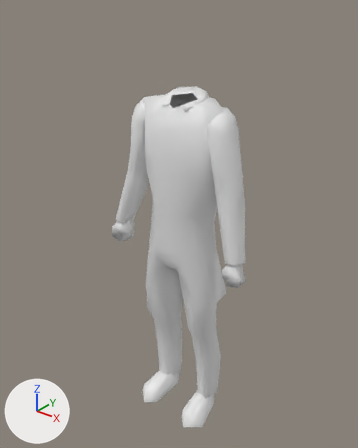
The glTF model data/models/sci_player.gltf: old version first, new version second.
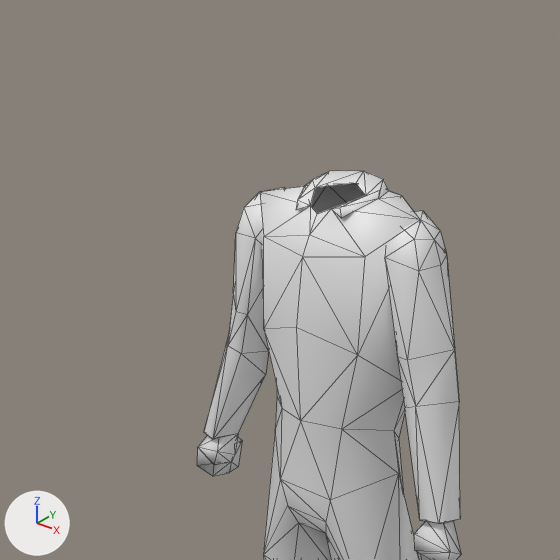
Old and new are each drawn whole from a camera (50 mm lens) standing at (2.3, -2.982, 3.716) and looking at (-0.068, -0.023, 1.881) and again close up on the part from 3% to 83% of the width and 0% to 63% of the height. The axes (+X, +Y, +Z) are drawn at lower left. The lights are the same throughout. The close-ups show mesh edges as thin lines. Materials are left out; every surface is plain grey. Where no turn or scale is listed for an object, it has been applied to the vertices.

Objects in the first close-up: 'SCI3_Template_Biped1(Headless_Body)'.
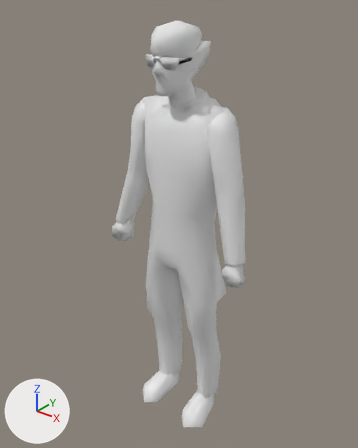
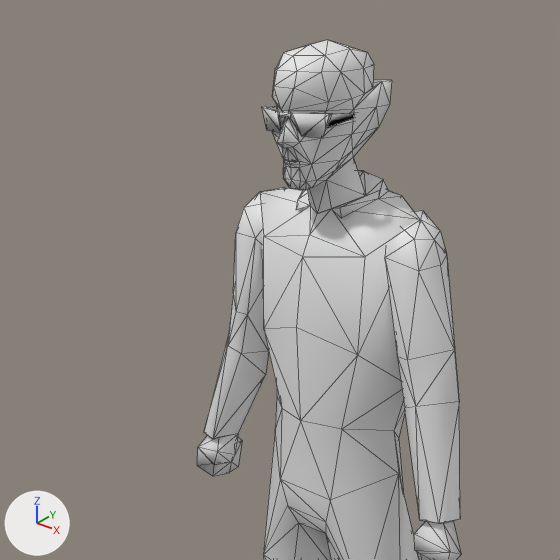
The newer file is also rescaled (x0.62) as a whole; pictures and numbers use the older file's frame.

The change, as a diff of the scene's bpy script:
```diff
--- a/data/models/sci_player.gltf.py
+++ b/data/models/sci_player.gltf.py
@@ me_sci3_template_biped1_nerdhead @@
+me_sci3_template_biped1_nerdhead.from_pydata(...)  # 159 vertices, 275 faces; spans x -0.184..0.195, y -0.384..0.065, z 2.895..3.487
@@ ob_sci3_template_biped1_nerdhead @@
+ob_sci3_template_biped1_nerdhead = bpy.data.objects.new('SCI3_Template_Biped1(NerdHead)', me_sci3_template_biped1_nerdhead)
+ob_sci3_template_biped1_nerdhead.location = (0.0, 0.0, 0.0)
```

Where the change shows, as pixel boxes (x1, y1, x2, y2) in the close-ups (560 x 560 px):
'SCI3_Template_Biped1(NerdHead)', added
    after: (262, 40, 392, 214)
